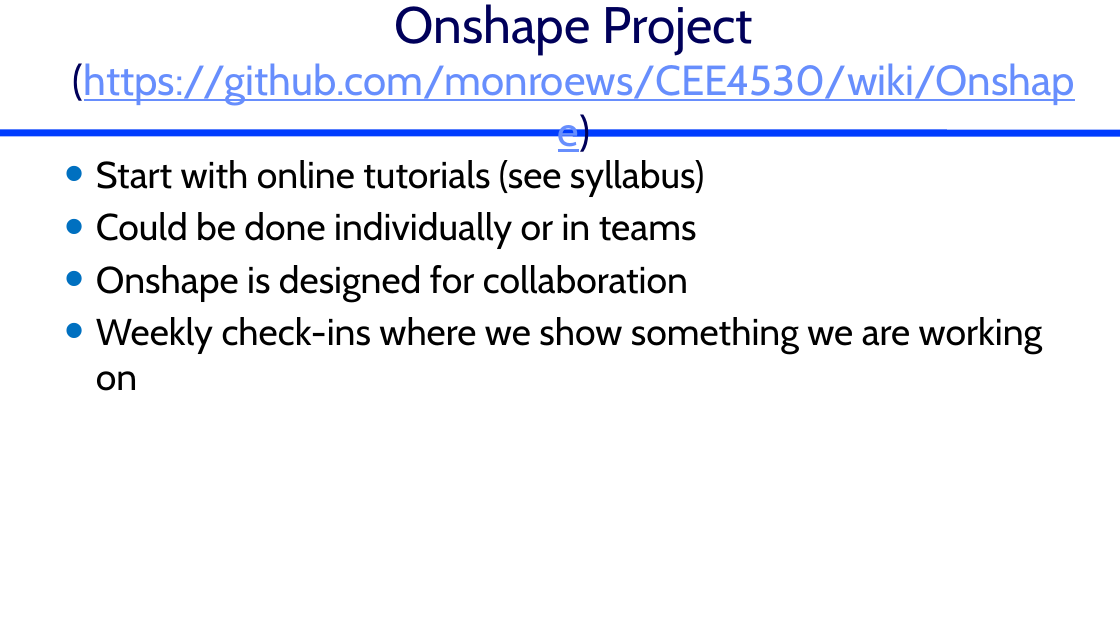
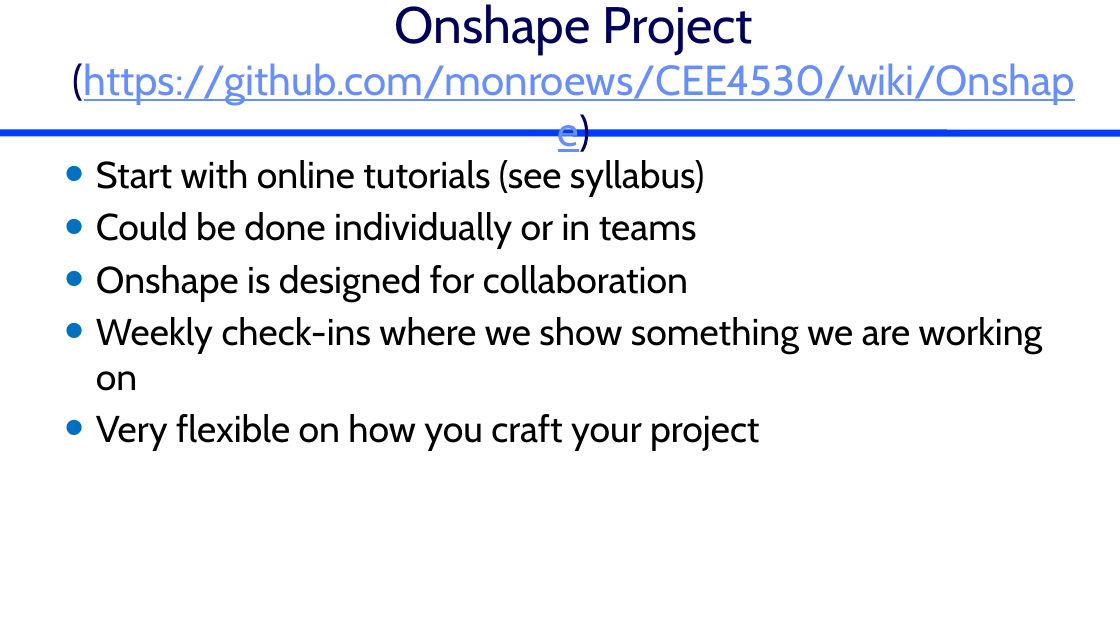
Before and after one commit to monroews/CEE4530, a slide deck: slide 7 of website/pptx/Online_Intro.pptx. Drawn at 1120x630 pixels with LibreOffice and Linux fonts; fonts in the diff are those of the drawing. Boxes give left, top, right and bottom in pixels: in the first picture for what was removed or moved away, otherwise in the second. Text is boxed around its words. In the diff, an @@ line names an element or a change of style, - is before the commit and + after.

```diff
--- a/website/pptx/Online_Intro.pptx
+++ b/website/pptx/Online_Intro.pptx
@@ text at (x1=96, y1=414, x2=759, y2=450): paragraph added @@
+• Very flexible on how you craft your project
```
Also in this commit, not shown: 4 other slides changed.
